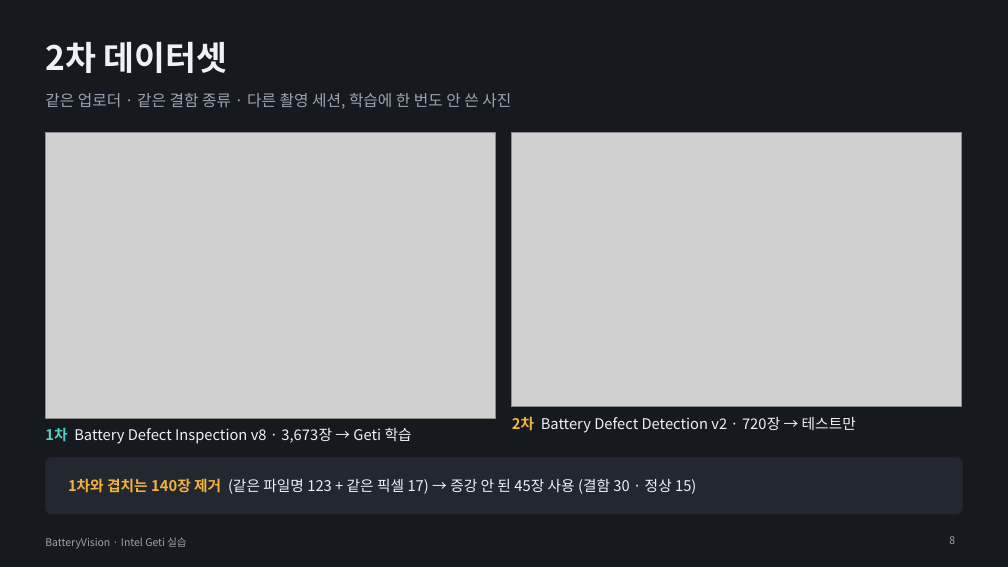
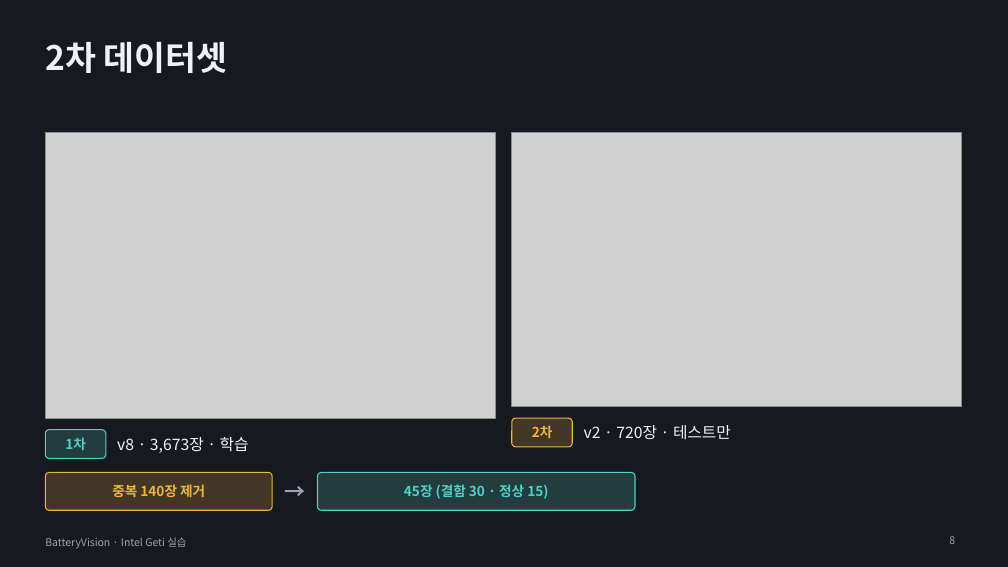
Before and after one commit to se4nchoi/batteryvision, a slide deck: slide 8 of docs/submission/BatteryVision_발표.pptx. Drawn at 1008x567 pixels with LibreOffice and Linux fonts; fonts in the diff are those of the drawing; grey boxes stand for pictures. Boxes give left, top, right and bottom in pixels: in the first picture for what was removed or moved away, otherwise in the second. Text is boxed around its words. In the diff, an @@ line names an element or a change of style, - is before the commit and + after.

```diff
--- a/docs/submission/BatteryVision_발표.pptx
+++ b/docs/submission/BatteryVision_발표.pptx
@@ text removed at [45,93,511,109] @@
-같은 업로더 · 같은 결함 종류 · 다른 촬영 세션, 학습에 한 번도 안 쓴 사진
@@ rounded rectangle added at [512,418,572,447], fill #F2B33D at 20% opacity, outline #F2B33D 1 pt @@
@@ text "v2 · 720장 · 테스트만" at [584,425,731,440]: vertical alignment top to middle @@
@@ rounded rectangle added at [45,430,106,458], fill #4FD1C5 at 20% opacity, outline #4FD1C5 1 pt @@
@@ text added at [65,437,86,450], 13 pt, text #4FD1C5, bold @@
+1차
@@ text "v8 · 3,673장 · 학습" at [117,437,249,453]: vertical alignment top to middle @@
@@ text at [117,437,249,453]: text changed; size 14 to 15 pt @@
-1차 Battery Defect Inspection v8 · 3,673장 → Geti 학습
+v8 · 3,673장 · 학습
@@ text added at [532,425,553,438], 13 pt, text #F2B33D, bold @@
+2차
@@ text at [584,425,731,440]: text changed; size 14 to 15 pt @@
-2차 Battery Defect Detection v2 · 720장 → 테스트만
+v2 · 720장 · 테스트만
@@ rounded rectangle removed at [45,457,963,514] @@
@@ rounded rectangle added at [45,473,272,510], fill #F2B33D at 20% opacity, outline #F2B33D 1 pt @@
@@ text removed at [68,478,696,494] @@
-1차와 겹치는 140장 제거 (같은 파일명 123 + 같은 픽셀 17) → 증강 안 된 45장 사용 (결함 30 · 정상 15)
@@ text added at [276,473,314,510], 20 pt, text #9AA4B2, bold @@
+→
@@ rounded rectangle added at [318,473,635,510], fill #4FD1C5 at 20% opacity, outline #4FD1C5 1 pt @@
@@ text added at [112,484,205,497], 13 pt, text #F2B33D, bold @@
+중복 140장 제거
@@ text added at [404,484,548,499], 13 pt, text #4FD1C5, bold @@
+45장 (결함 30 · 정상 15)
```
Also in this commit, not shown: 10 other slides changed, 2 other files.
